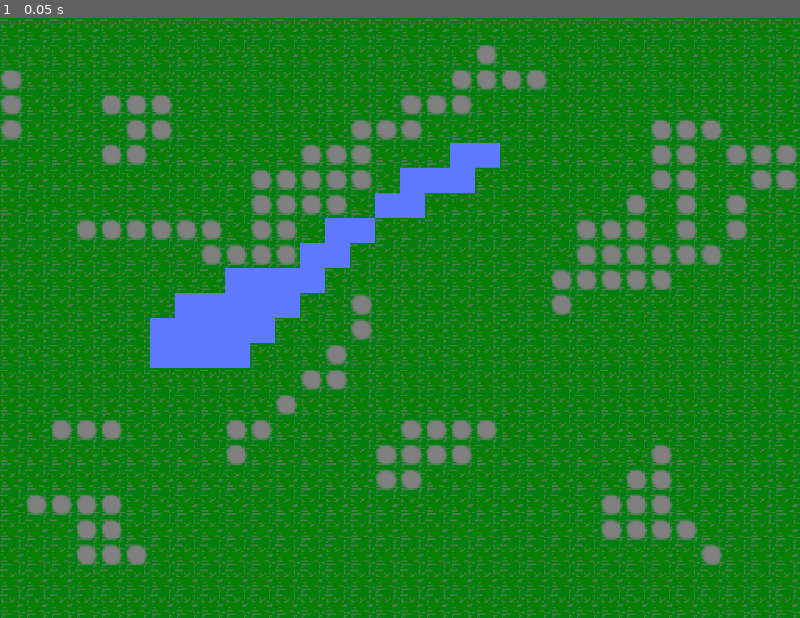
Above: before the commit, frame 1.
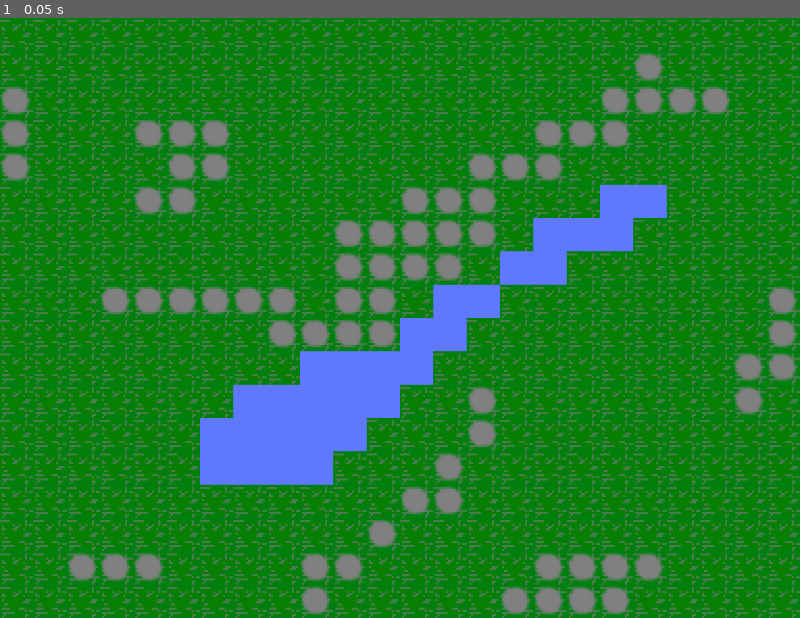
Above: after the commit, the same moment.

Repository: yehorm14/GUTS-Hackathon-2025-
Game: Godot game, scene res://scenes/main.tscn
Two runs of this game, one before a commit and one after it. Both use one fixed random seed, a clock stepped at 60 frames per second and the inputs below.
Inputs:
- Up to frame 1 (0.05 s): no input

The runs differ from the first frame. In frame 1, 54% of the frame differs, in the area x 0-100%, y 0-100%.

Commit message:
updated screen

Diff:
--- a/project.godot
+++ b/project.godot
@@ -17,11 +17,12 @@
 
 [display]
 
-window/size/viewport_width=512
-window/size/viewport_height=384
+window/size/viewport_width=384
+window/size/viewport_height=288
 window/size/window_width_override=1024
 window/size/window_height_override=768
 window/stretch/mode="canvas_items"
+window/stretch/aspect="expand"
 
 [rendering]
 
